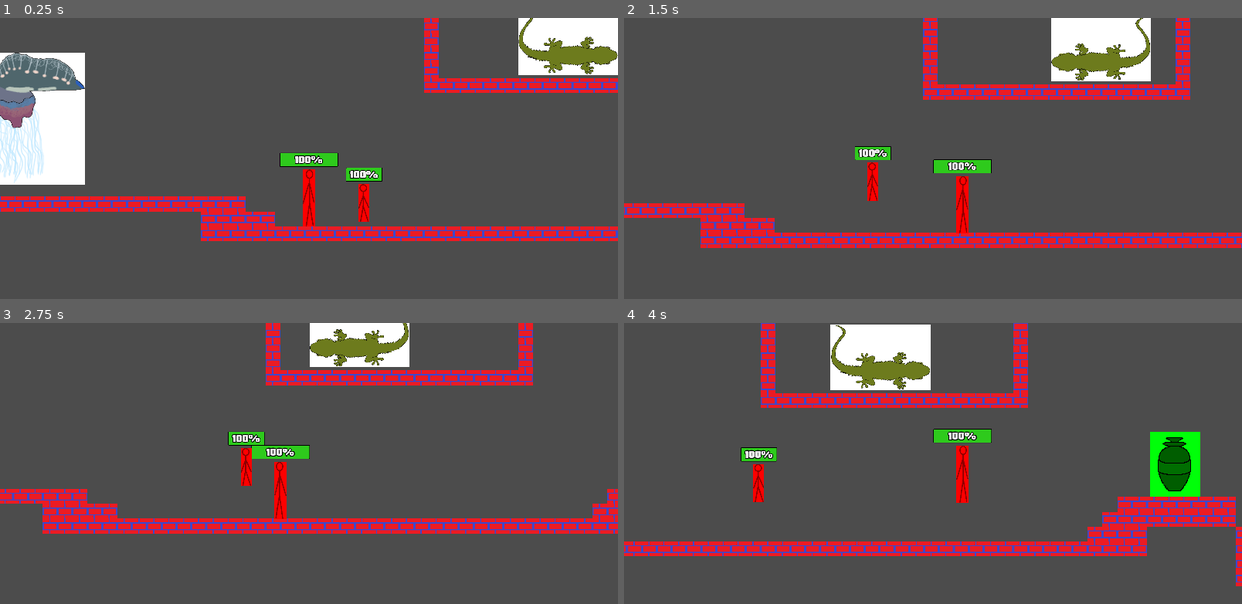
Above: before the commit, frames 1-4 (two rows, left to right).
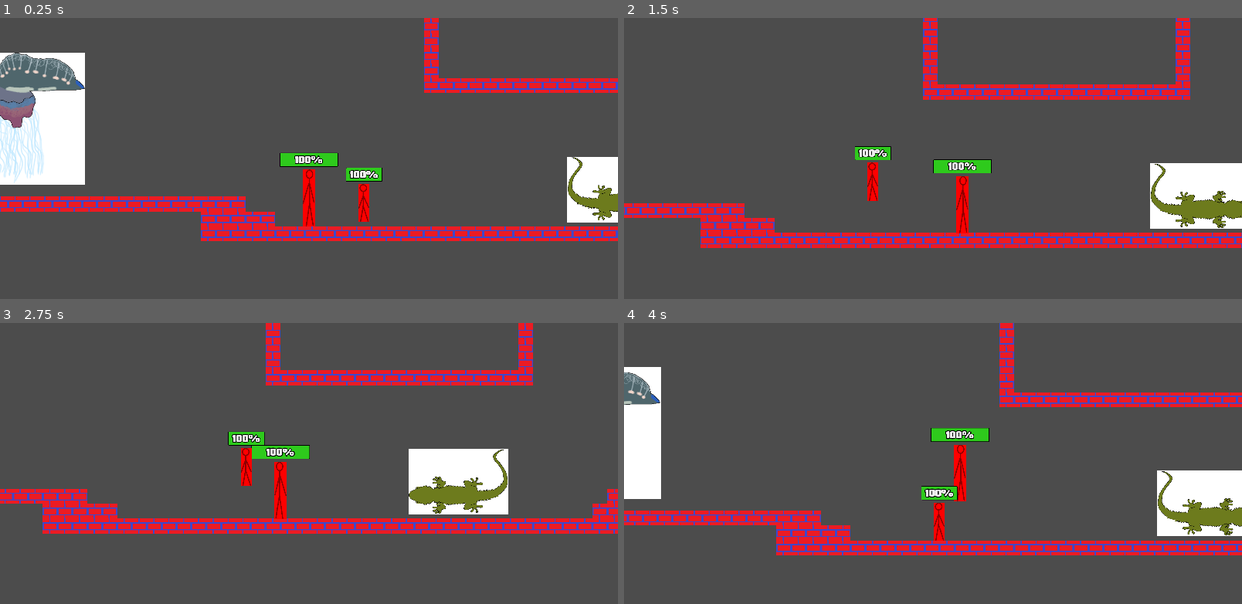
Above: after the commit, the same moments.

Repository: EyeBallTank/PROJECT-NORTUBEL-main-ish
Game: Godot game, scene res://src/levels/LevelTemplate3.tscn
The game is run twice, just before and just after one commit, with the same random seed, the same clock (stepped at 60 frames per second) and the same inputs. This scene is started directly instead of the project's main scene.
Inputs:
- Up to frame 1 (0.25 s): no input
- Up to frame 2 (1.5 s): hold F (followme) 0.53-1.28 s; hold Right (right) from 0.53 s (still down); tap Up (jumpup) at 0.77 s; tap S (standstill) at 1.35 s
- Up to frame 3 (2.75 s): tap Up (jumpup) at 1.52 s; release Right (right) at 2.03 s; hold Left (left) from 2.03 s (still down); hold F (followme) from 2.03 s (still down)
- Up to frame 4 (4 s): release Left (left) at 2.78 s; release F (followme) at 2.78 s; hold Right (right) from 2.78 s (still down); tap S (standstill) at 2.85 s; tap Up (jumpup) at 3.02, 3.77 s; hold F (followme) from 3.53 s (still down)

The runs differ from the first frame. In frame 1, 5.2% of the frame differs, in the area x 83-100%, y 0-73%; in frame 2, 7.1%; in frame 3, 6.3%; in frame 4, 25%, in the area x 0-100%, y 0-94%.

Commit message:
technically added working health and death but got 2 issues
1: Player can only lose health when moving
1: Companion CAN lose health without moving BUT it never dies when health reaches 0

Diff:
--- a/src/level_objects/Door.tscn
+++ b/src/level_objects/Door.tscn
@@ -6,7 +6,7 @@
 [sub_resource type="RectangleShape2D" id=1]
 extents = Vector2( 116, 219.5 )
 
-[node name="Door" type="Area2D"]
+[node name="Door" type="Area2D" groups=["endlevel"]]
 collision_layer = 128
 collision_mask = 3
 script = ExtResource( 2 )
--- a/src/levels/LevelTemplate3.tscn
+++ b/src/levels/LevelTemplate3.tscn
@@ -62,7 +62,7 @@
 position = Vector2( 2745, 225 )
 
 [node name="Gecko enemy" parent="." instance=ExtResource( 13 )]
-position = Vector2( 1507, -4 )
+position = Vector2( 1719, 632 )
 
 [node name="Manowar" parent="." instance=ExtResource( 15 )]
 position = Vector2( -729, 398 )
--- a/src/play_actors/CompanionCopy.gd
+++ b/src/play_actors/CompanionCopy.gd
@@ -19,6 +19,7 @@
 #	CLIMBIDLE,
 #	CLIMBMOVE
 #	PUSH
+#	DEATH
 }
 
 var state = STANDSTILL
@@ -43,6 +44,8 @@
 func _ready():
 	set_process(true)
 	healthBar.max_value = health
+	if health <= 0:
+		queue_free()
 
 
 func set_dir(target_dir):
@@ -95,3 +98,8 @@
 		state = FOLLOWME
 	elif Input.is_action_pressed("standstill"):
 		state = STANDSTILL
+
+	for index in get_slide_count():
+		var collision = get_slide_collision(index)
+		if collision.collider.is_in_group("enemies"):
+			health -= 10
--- a/src/play_actors/PlayerCopy.gd
+++ b/src/play_actors/PlayerCopy.gd
@@ -22,6 +22,7 @@
 #	SWING,
 #	KICK,
 #	KNIFE
+#	DEATH
 }
 
 var state = MAINSTATE
@@ -39,6 +40,8 @@
 
 func _physics_process(delta):
 	healthBar.value = health
+	if health <= 0:
+		die()
 	# Still using frankensteined code to do this
 	match state:
 		PUSH:
@@ -120,6 +123,11 @@
 				velocity.y = -JUMP_SPEED
 				jump_buffer_counter = 0
 
+	for index in get_slide_count():
+		var collision = get_slide_collision(index)
+		if collision.collider.is_in_group("enemies"):
+			health -= 10
+
 #	for index in get_slide_count():
 #		var collision = get_slide_collision(index)
 #		if collision.collider.is_in_group("pushableside"):
@@ -143,4 +151,7 @@
 #			pushthing.push(PUSH_SPEED * velocity)
 
 # MIGHT NEED A STATE MACHINE FOR THIS
-# AT LEAST I FIGURED OUT A SPEED NERD "POWER DOWN" I GUESS
+# AT LEAST I FIGURED OUT A SPEED NERF "POWER DOWN" I GUESS
+
+func die():
+	get_tree().reload_current_scene()
